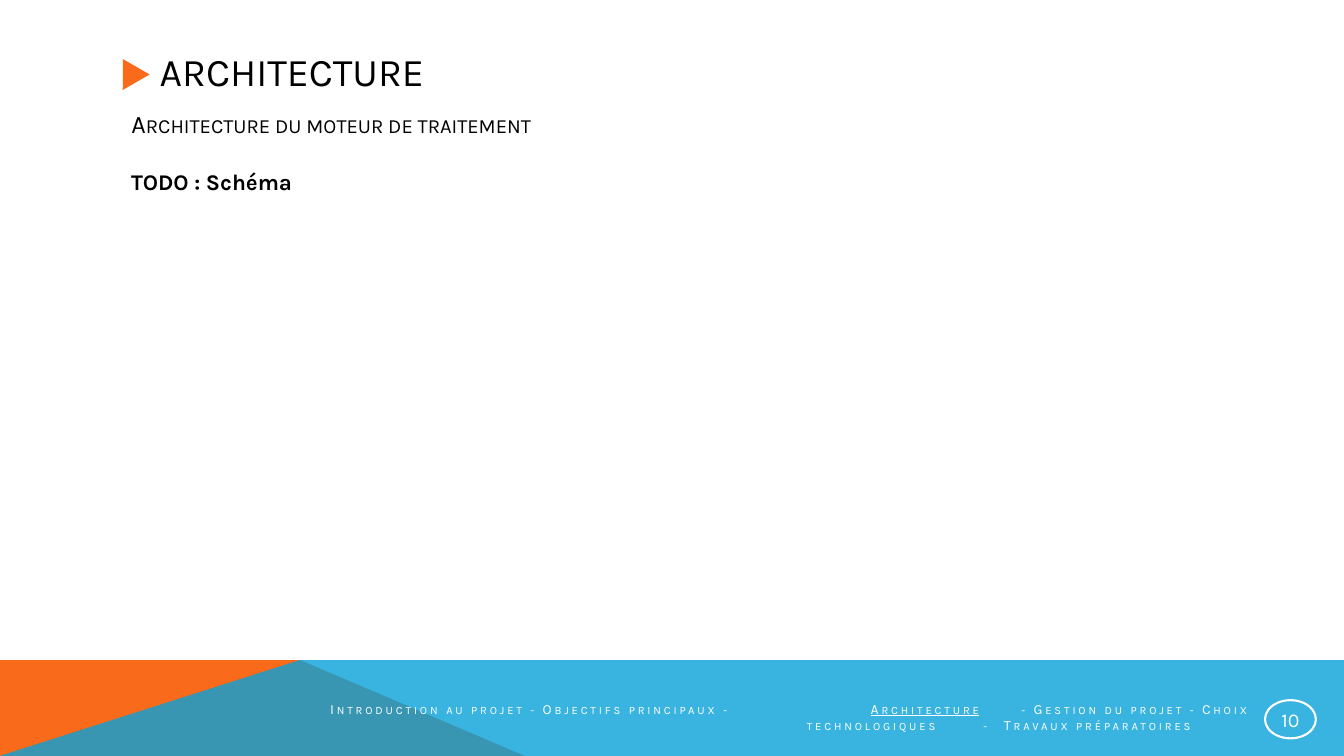
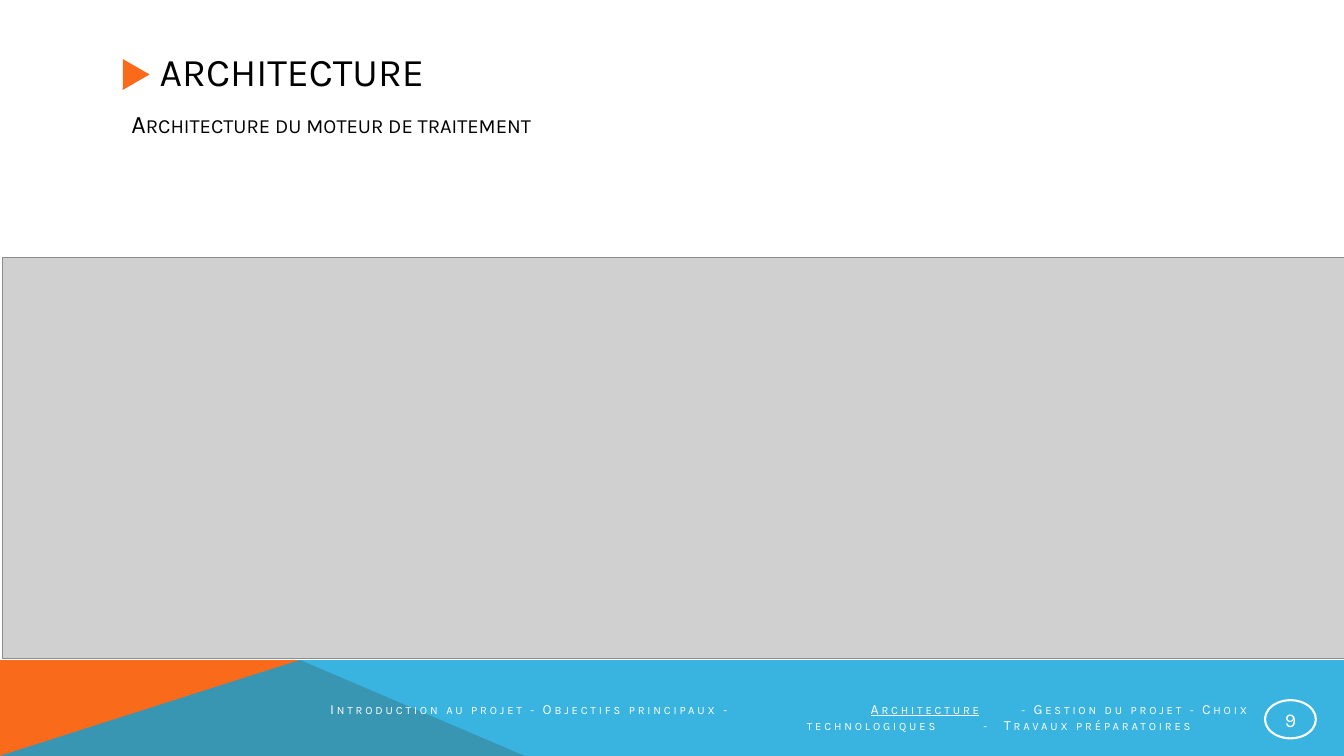
Before and after one commit to NotAVeryIntelligentSystem/NARVIS, a slide deck: slide 9 of Presentation/PrésentationNarvis_2.pptx (slide 10 before the commit). Drawn at 1344x756 pixels with LibreOffice and Linux fonts; fonts in the diff are those of the drawing; grey boxes stand for pictures. Boxes give left, top, right and bottom in pixels: in the first picture for what was removed or moved away, otherwise in the second. Text is boxed around its words. In the diff, an @@ line names an element or a change of style, - is before the commit and + after.

```diff
--- a/Presentation/PrésentationNarvis_2.pptx
+++ b/Presentation/PrésentationNarvis_2.pptx
@@ text removed at [131,172,292,191] @@
-TODO : Schéma
@@ picture added at [2,258,1344,658] @@
@@ page number at [1285,714,1296,727]: text changed @@
-10
+9
```
Also in this commit, not shown: 6 other slides changed, 1 slide added, 1 other file.
